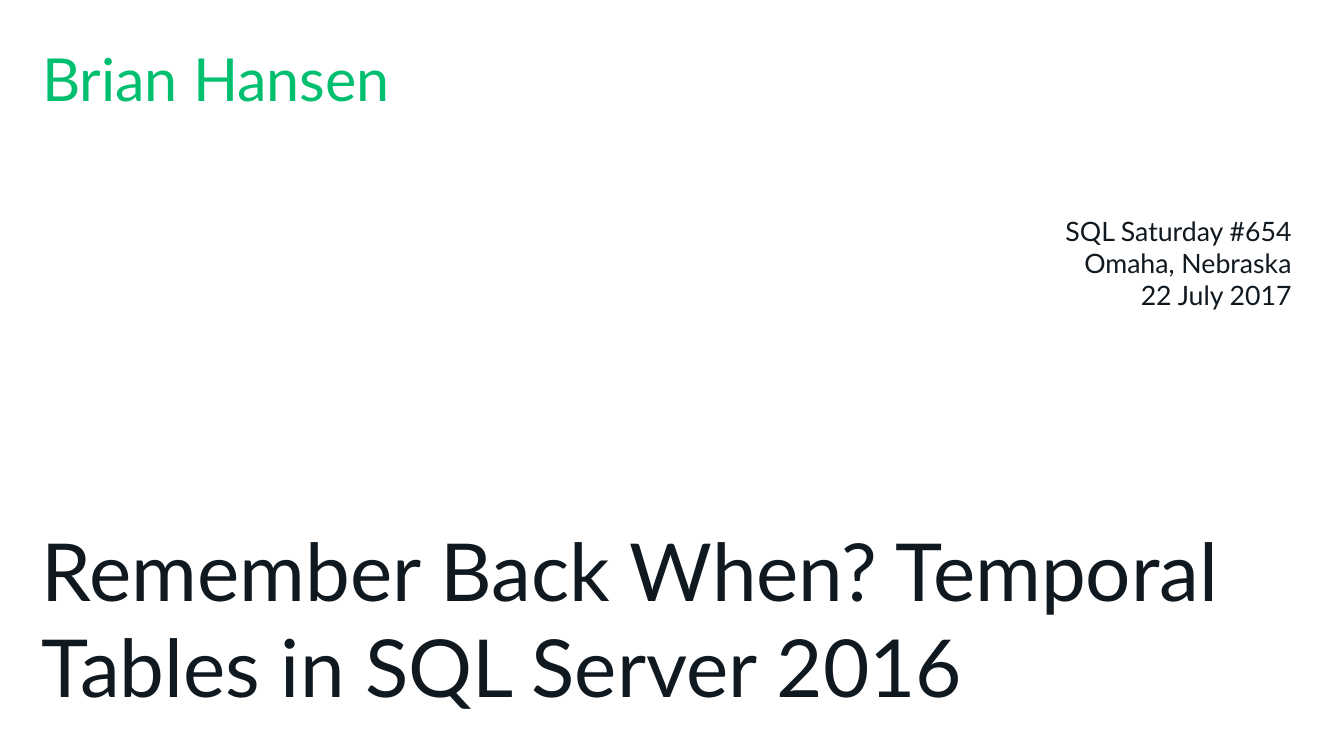
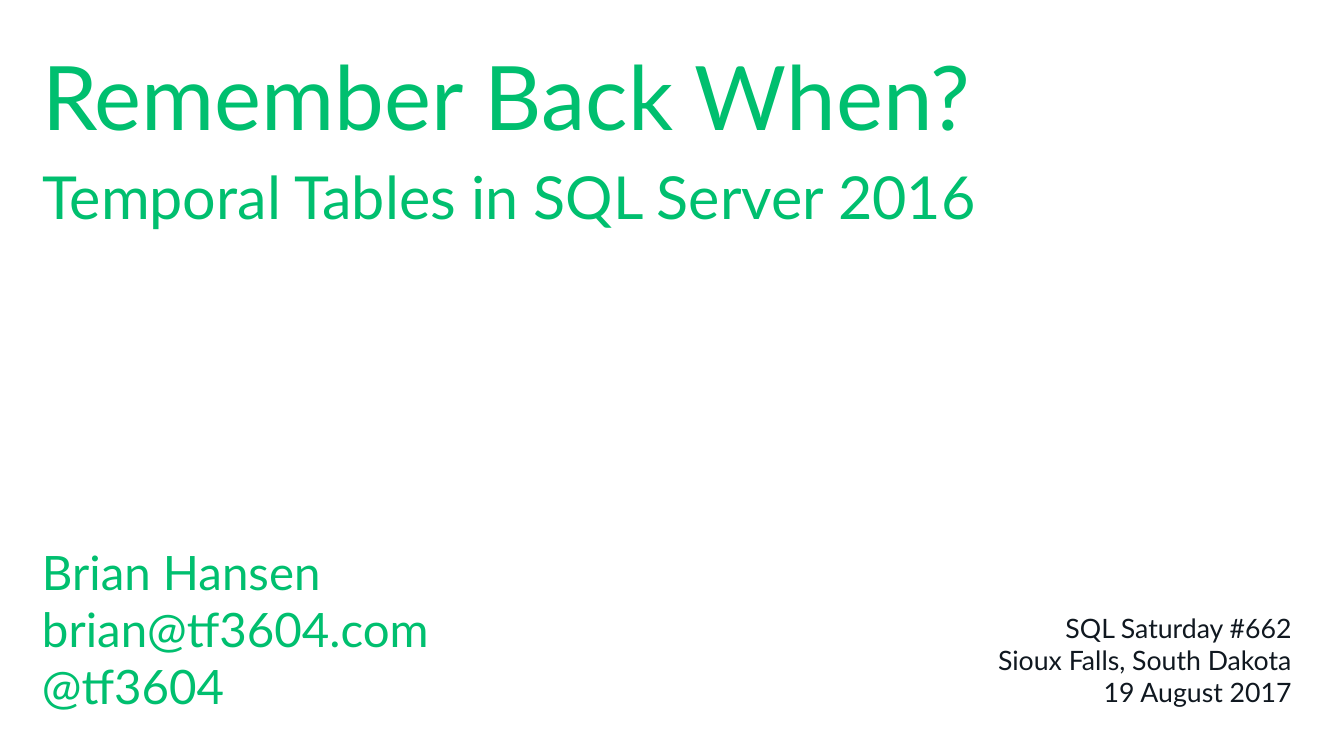
Before and after one commit to tf3604/RememberWhenTemporal, a slide deck: slide 1 of Temporal.pptx. Drawn at 1344x756 pixels with LibreOffice and Linux fonts; fonts in the diff are those of the drawing; background and template pictures are left out. Boxes give left, top, right and bottom in pixels: in the first picture for what was removed or moved away, otherwise in the second. Text is boxed around its words. In the diff, an @@ line names an element or a change of style, - is before the commit and + after.

Commit message:
Fixup title slide for Sioux Falls 2017.

```diff
--- a/Temporal.pptx
+++ b/Temporal.pptx
@@ text at bbox=[42, 64, 975, 230]: text changed @@
-Brian Hansen
+Remember Back When?
+Temporal Tables in SQL Server 2016
@@ title at bbox=[42, 555, 429, 710]: text changed; size 54 to 32 pt; text colour #101820 to #00BF6F @@
-Remember Back When? Temporal Tables in SQL Server 2016
+Brian Hansen
+brian@tf3604.com
+@tf3604
@@ text at bbox=[998, 618, 1292, 707]: text changed @@
-SQL Saturday #654
-Omaha, Nebraska
-22 July 2017
+SQL Saturday #662
+Sioux Falls, South Dakota
+19 August 2017
```
